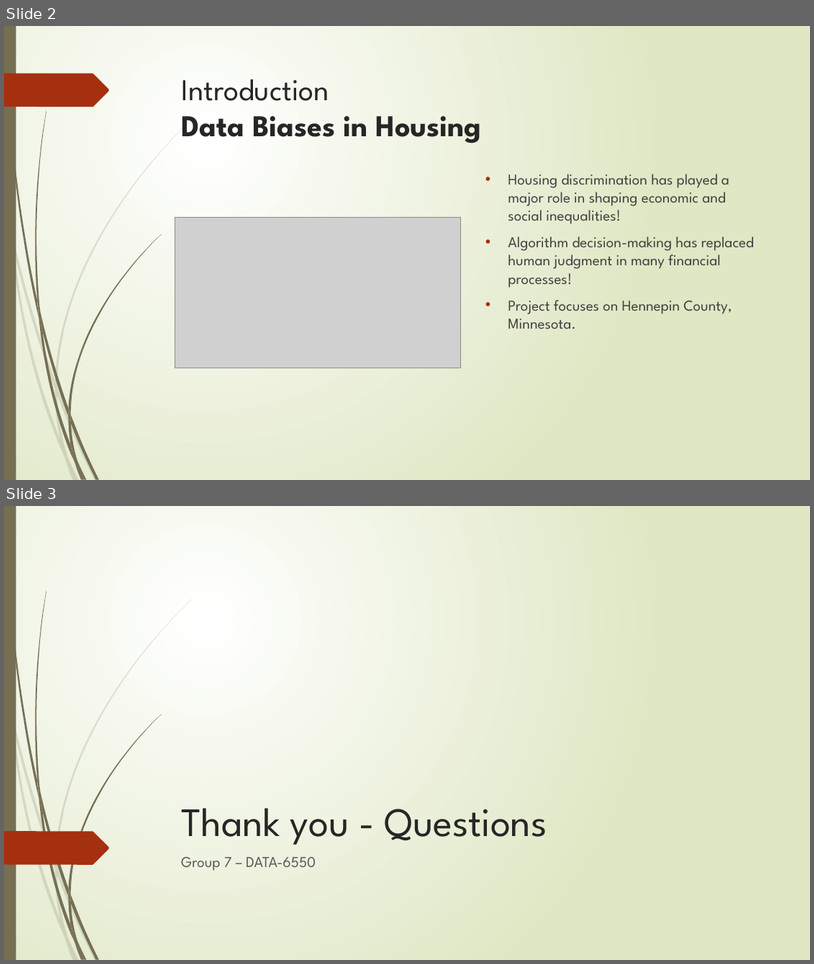
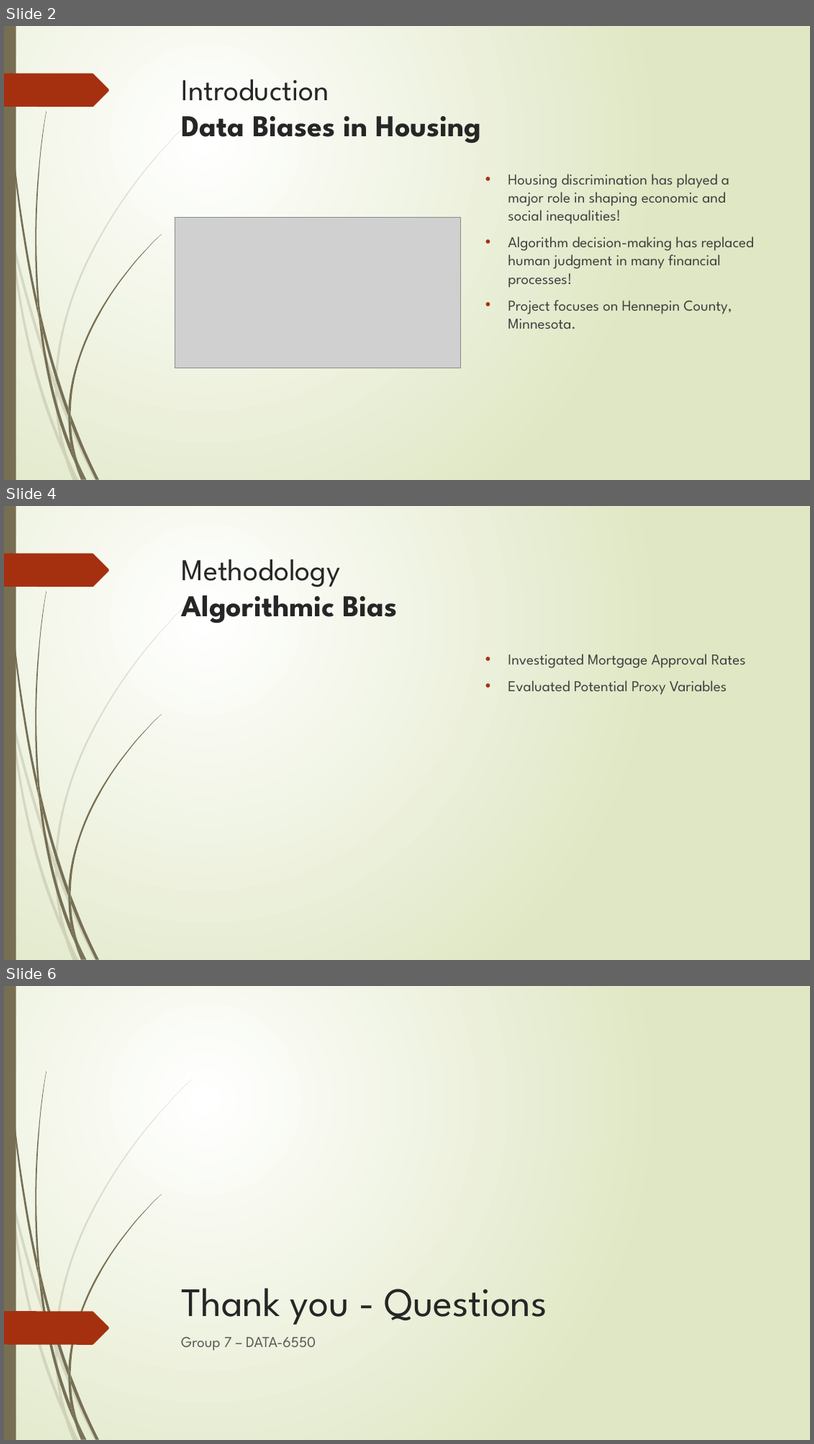
Before and after one commit to IMOsbo/DATA6550-Housing-Bias, a slide deck: Analysis/Presentation-In-Class/Group-07-Prensentaiton-Visual-Biases.pptx. Shown one above the other, each under a label of ours: slides 2 and 3 before the commit, slides 2, 4 and 6 after it; the slides between them are not shown. The pictures are 814x964 and 814x1444 pixels, drawn with LibreOffice and Linux fonts; fonts in the diff are those of the drawing; grey boxes stand for pictures. Boxes give left, top, right and bottom in pixels: in the first picture for what was removed or moved away, otherwise in the second. Text is boxed around its words. In the diff, an @@ line names an element or a change of style, - is before the commit and + after.

```diff
--- a/Analysis/Presentation-In-Class/Group-07-Prensentaiton-Visual-Biases.pptx
+++ b/Analysis/Presentation-In-Class/Group-07-Prensentaiton-Visual-Biases.pptx
@@ slide 4 added at [4, 506, 810, 960], background gradient #FFFFFF to #DFE8C4; not listed: 24 template elements that a slide beside it also shows @@
@@ title added at [182, 559, 397, 623], 36 pt, text #262626, bold @@
+Methodology
+Algorithmic Bias
@@ text added at [508, 654, 746, 695], 18 pt, text #404040 @@
+• Investigated Mortgage Approval Rates
+• Evaluated Potential Proxy Variables
@@ what was slide 3 is now slide 6 @@
```
Also in this commit, not shown: 2 other slides added.
